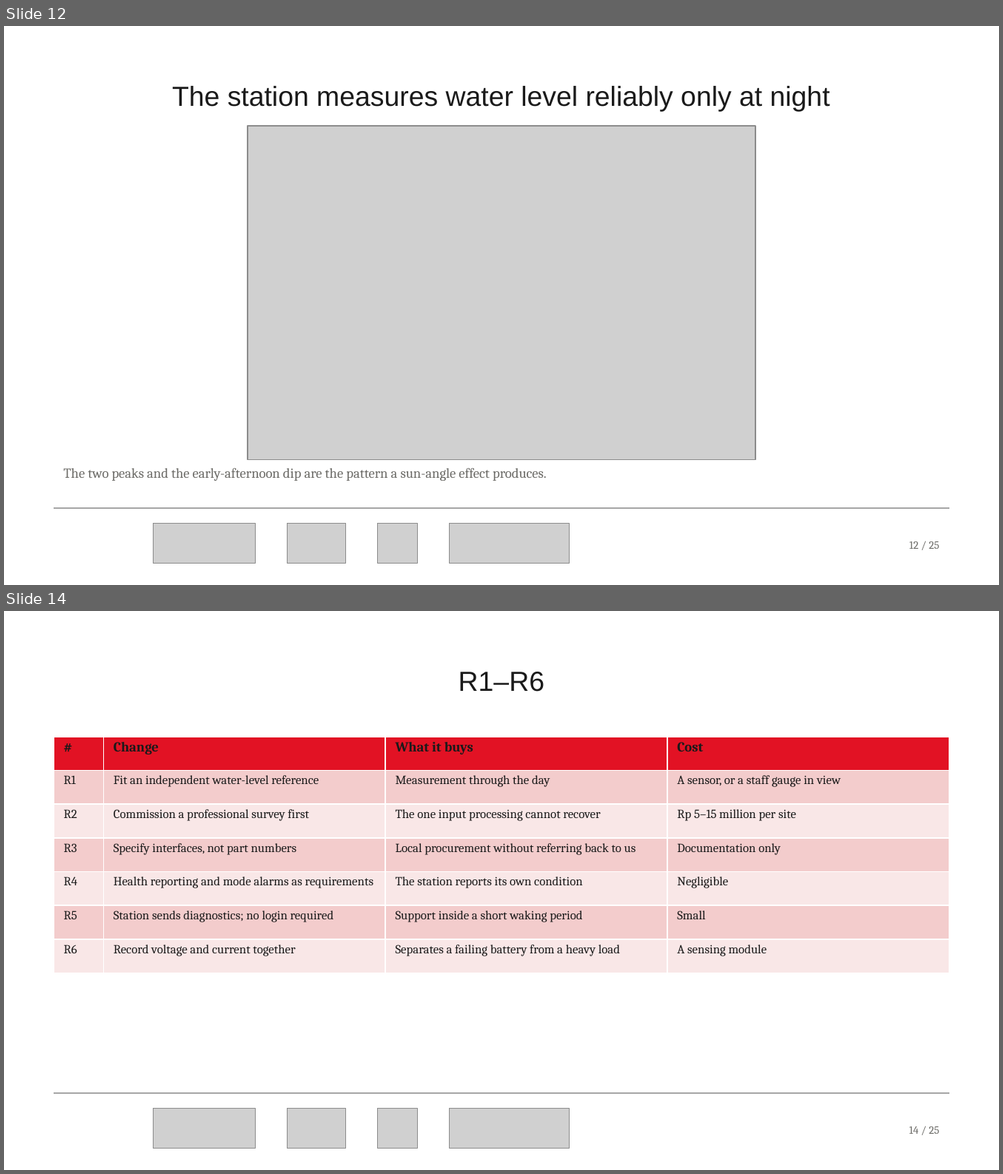
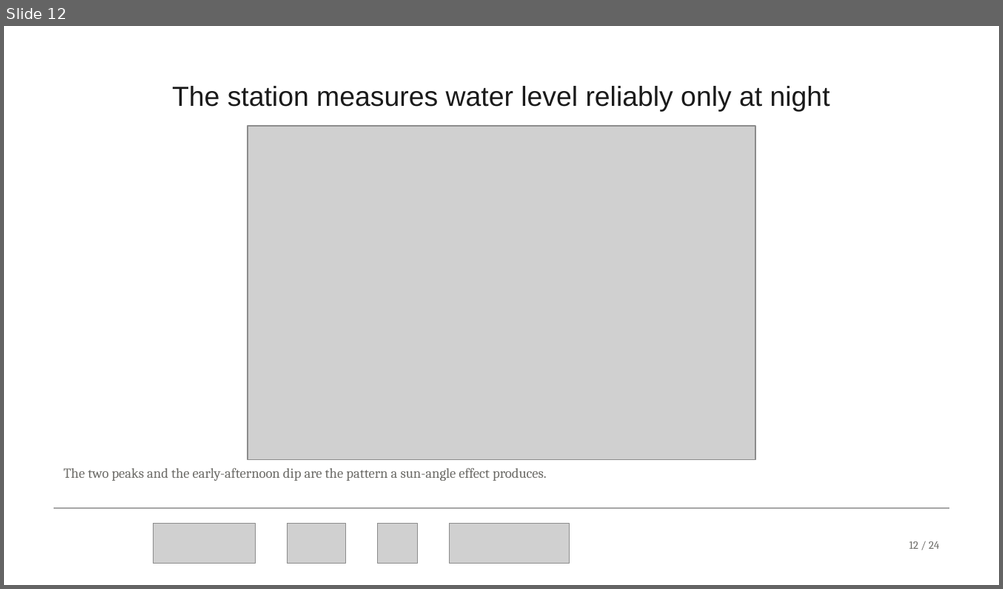
Before and after one commit to tom-jordan23/openrivercam, a slide deck: spring_2026_ID/docs/pdf/REPLICATION_RECOMMENDATIONS_BRIEFING.pptx. Shown one above the other, each under a label of ours: slides 12 and 14 before the commit, slide 12 after it; the slides between them are not shown. The pictures are 1003x1174 and 1003x589 pixels, drawn with LibreOffice and Linux fonts; fonts in the diff are those of the drawing; grey boxes stand for pictures; background and template pictures are left out. Boxes give left, top, right and bottom in pixels: in the first picture for what was removed or moved away, otherwise in the second. Text is boxed around its words. In the diff, an @@ line names an element or a change of style, - is before the commit and + after.

```diff
--- a/spring_2026_ID/docs/pdf/REPLICATION_RECOMMENDATIONS_BRIEFING.pptx
+++ b/spring_2026_ID/docs/pdf/REPLICATION_RECOMMENDATIONS_BRIEFING.pptx
@@ slide 14 removed at (4,611,999,1170), background #FFFFFF; not listed: 1 template element that a slide beside it also shows @@
@@ title removed at (458,672,544,692) @@
-R1–R6
@@ table removed at (54,736,948,973), 7 rows, 4 columns @@
-# | Change | What it buys | Cost
-R1 | Fit an independent water-level reference | Measurement through the day | A sensor, or a staff gauge in view
-R2 | Commission a professional survey first | The one input processing cannot recover | Rp 5–15 million per site
-R3 | Specify interfaces, not part numbers | Local procurement without referring back to us | Documentation only
-R4 | Health reporting and mode alarms as requirements | The station reports its own condition | Negligible
-R5 | Station sends diagnostics; no login required | Support inside a short waking period | Small
-R6 | Record voltage and current together | Separates a failing battery from a heavy load | A sensing module
@@ picture removed at (153,1108,256,1148) @@
@@ picture removed at (287,1108,346,1148) @@
@@ picture removed at (378,1108,418,1148) @@
@@ picture removed at (449,1108,570,1148) @@
@@ text removed at (909,1127,939,1134) @@
-14 / 25
@@ slide 12 changed as well @@
@@ text at (909,542,939,549): text changed @@
-12 / 25
+12 / 24
```
Also in this commit, not shown: 21 other slides changed, 1 slide added, 1 other slide removed, 3 other files.
